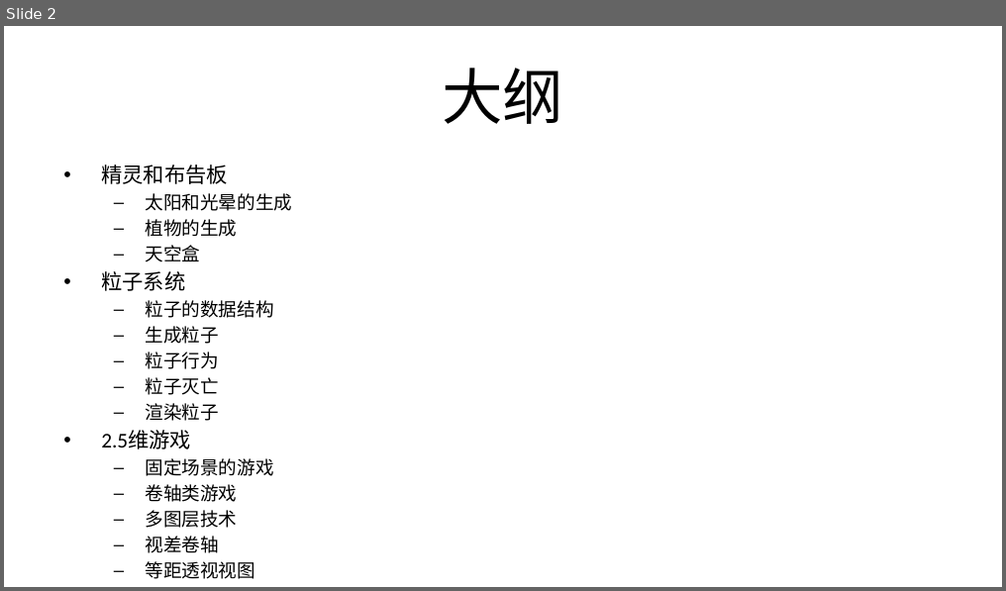
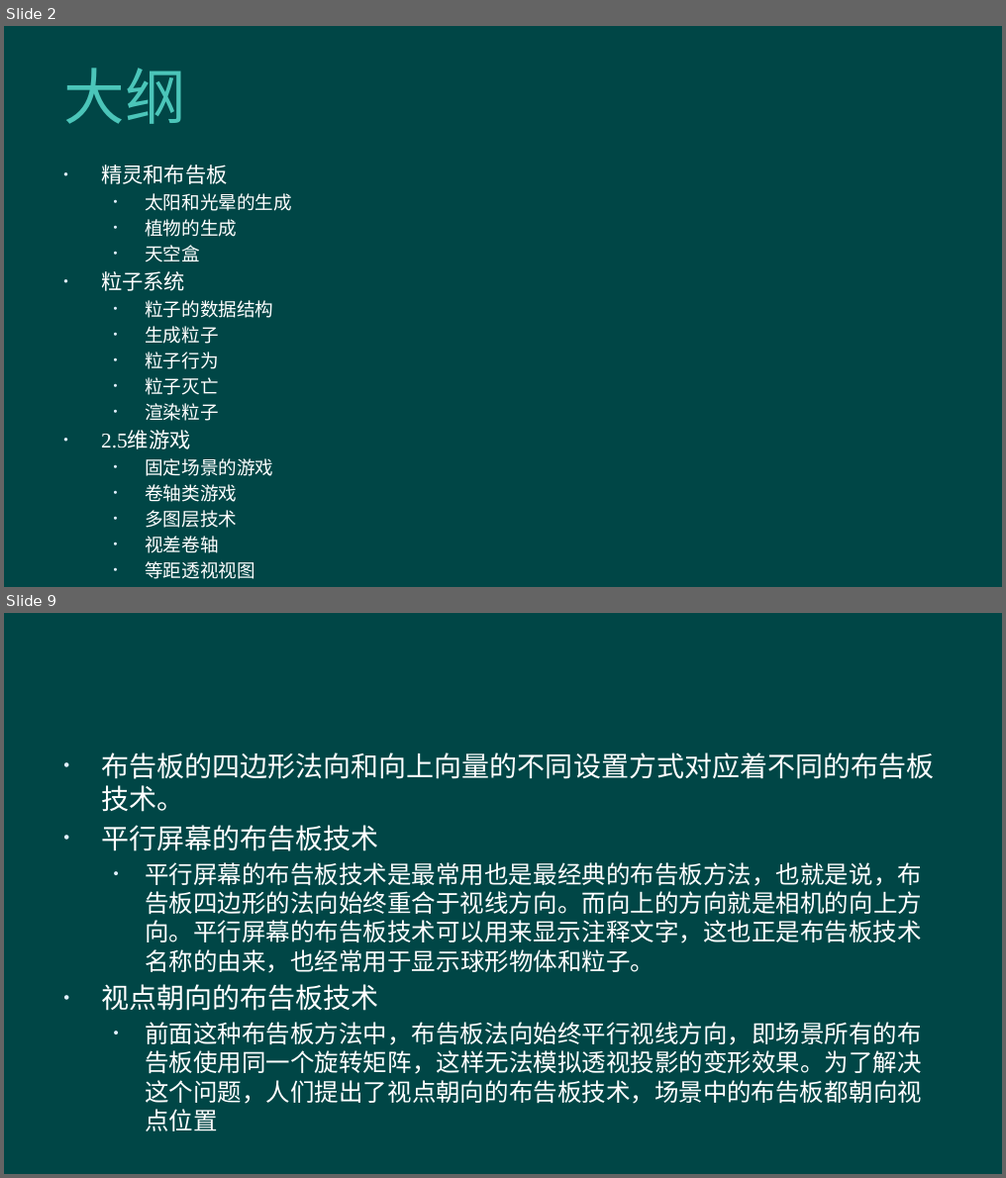
Before and after one commit to hanhonglei/Course_GameEngine, a slide deck: Slides/Principle/10 二维渲染技术/10 二维渲染技术.pptx. Shown one above the other, each under a label of ours: slide 2 before the commit, slides 2 and 9 after it; the slides between them are not shown. The pictures are 1006x591 and 1006x1178 pixels, drawn with LibreOffice and Linux fonts; fonts in the diff are those of the drawing; background and template pictures are left out. Boxes give left, top, right and bottom in pixels: in the first picture for what was removed or moved away, otherwise in the second. Text is boxed around its words. In the diff, an @@ line names an element or a change of style, - is before the commit and + after.

```diff
--- a/Slides/Principle/10 二维渲染技术/10 二维渲染技术.pptx
+++ b/Slides/Principle/10 二维渲染技术/10 二维渲染技术.pptx
@@ slide 9 added at (4, 613, 1002, 1174), background #004646 @@
@@ text added at (101, 753, 935, 1104), 17.5 pt, text #FFFFFF @@
+• 布告板的四边形法向和向上向量的不同设置方式对应着不同的布告板技术。
+• 平行屏幕的布告板技术
+  • 平行屏幕的布告板技术是最常用也是最经典的布告板方法，也就是说，布告板四边形的法向始终重合于视线方向。而向上的方向就是相机的向上方向。平行屏幕的布告板技术可以用来显示注释文字，这也正是布告板技术名称的由来，也经常用于显示球形物体和粒子。
+• 视点朝向的布告板技术
+  • 前面这种布告板方法中，布告板法向始终平行视线方向，即场景所有的布告板使用同一个旋转矩阵，这样无法模拟透视投影的变形效果。为了解决这个问题，人们提出了视点朝向的布告板技术，场景中的布告板都朝向视点位置
@@ slide 2 changed as well @@
@@ background #FFFFFF to #004646 @@
@@ title "大纲" at (63, 68, 186, 124): font Calibri to Arial, text colour #000000 to #4BC5B9, letter spacing 0 to 0.5 pt; alignment centre to left @@
@@ text "精灵和布告板" at (101, 165, 292, 579): font Calibri to Times New Roman, text colour #000000 to #FFFFFF; bullet – to • @@
```
Also in this commit, not shown: 1 other slide changed, 80 other slides added, 46 other files.
